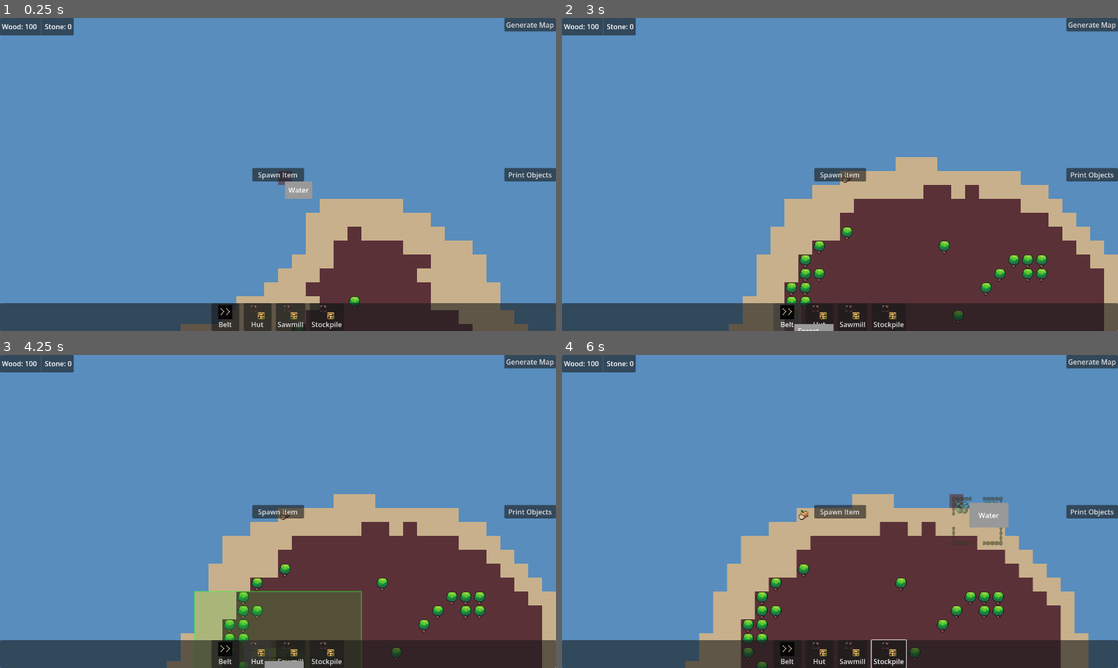
Above: before the commit, frames 1-4 (two rows, left to right).
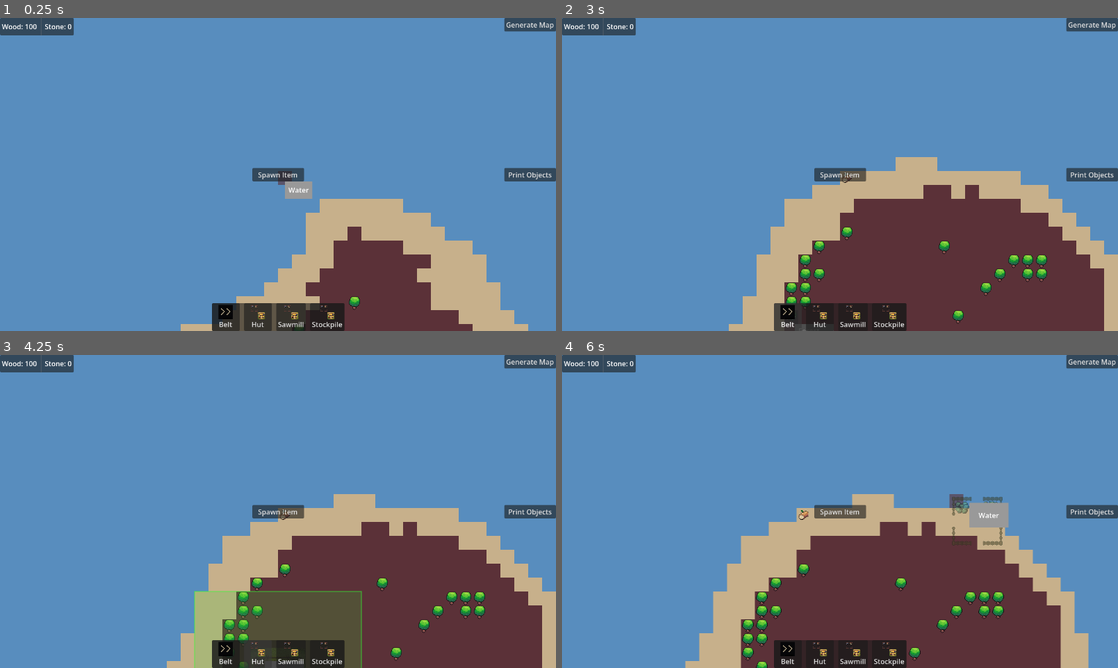
Above: after the commit, the same moments.

Repository: ColdTerror/Core-and-Conveyor
Game: Godot game, scene res://scenes/level.tscn
Two runs of this game, one before a commit and one after it. Both use one fixed random seed, a clock stepped at 60 frames per second and the inputs below. The engine's default icon, where the game draws it, is replaced by a stand-in: a white triangle on a blue panel in a dark square.
Inputs (mouse positions are in pixels of both pictures, inside the frame that each line leads up to):
- Up to frame 1 (0.25 s): no input
- Up to frame 2 (3 s): click "Generate Map" at 0.5 s; click "Print Objects" at 1.25 s; click "Spawn Item" at 2 s; click "Belt" at 2.75 s
- Up to frame 3 (4.25 s): click "Hut" at 3.5 s
- Up to frame 4 (6 s): click "Sawmill" at 4.25 s; click "Stockpile" at 5 s; tap Enter at 5.75 s; move the mouse to (962, 495) at 5.77 s; hold Right (ui_right) from 5.78 s (still down); hold R (rotate_tile) from 5.78 s (still down); click (962, 495) at 5.92 s

The runs differ from the first frame. In frame 1, 7.0% of the frame differs, in the area x 0-100%, y 91-100%; in frame 2, 7.1%; in frame 3, 7.1%; in frame 4, 7.0%.

Commit message:
Moved ui nodes into "folders" and made the hotbar sizing fit its contents

Diff:
--- a/scenes/hot_bar_ui.tscn
+++ b/scenes/hot_bar_ui.tscn
@@ -13,9 +13,10 @@
 
 [node name="PanelContainer" type="PanelContainer" parent="." unique_id=615215221]
 layout_mode = 1
-anchors_preset = 12
+anchors_preset = 7
+anchor_left = 0.5
 anchor_top = 1.0
-anchor_right = 1.0
+anchor_right = 0.5
 anchor_bottom = 1.0
 grow_horizontal = 2
 grow_vertical = 0
--- a/scenes/level.tscn
+++ b/scenes/level.tscn
@@ -64,16 +64,37 @@
 [node name="BuildingManager" type="Node2D" parent="." unique_id=1124264917 node_paths=PackedStringArray("object_layer", "hover_popup")]
 script = ExtResource("15_gunhw")
 object_layer = NodePath("../ObjectLayer")
-hover_popup = NodePath("../CanvasLayer/BuildingHoverPopup")
+hover_popup = NodePath("../CanvasLayer/Popup_Layer/BuildingHoverPopup")
 
 [node name="CanvasLayer" type="CanvasLayer" parent="." unique_id=1762792378]
 
-[node name="GameUI" parent="CanvasLayer" unique_id=678937411 instance=ExtResource("21_h6wmr")]
+[node name="Popup_Layer" type="Control" parent="CanvasLayer" unique_id=1765369194]
+layout_mode = 3
+anchors_preset = 15
+anchor_right = 1.0
+anchor_bottom = 1.0
+grow_horizontal = 2
+grow_vertical = 2
+mouse_filter = 2
 
-[node name="HotBar_UI" parent="CanvasLayer" unique_id=1026067039 instance=ExtResource("23_5k0ak")]
+[node name="BuildingHoverPopup" parent="CanvasLayer/Popup_Layer" unique_id=545312411 instance=ExtResource("18_82cfe")]
+layout_mode = 1
+anchors_preset = 3
+anchor_left = 1.0
+anchor_top = 1.0
+anchor_right = 1.0
+anchor_bottom = 1.0
+offset_left = -130.0
+offset_top = -72.0
+offset_right = 0.0
+offset_bottom = 0.0
+grow_horizontal = 0
+grow_vertical = 0
+mouse_filter = 2
 
-[node name="Tooltip" type="PanelContainer" parent="CanvasLayer" unique_id=63814202]
+[node name="Tooltip" type="PanelContainer" parent="CanvasLayer/Popup_Layer" unique_id=63814202]
 visible = false
+layout_mode = 0
 offset_right = 40.0
 offset_bottom = 40.0
 size_flags_horizontal = 4
@@ -81,11 +102,21 @@
 mouse_filter = 2
 theme_override_styles/panel = SubResource("StyleBoxFlat_w7c3h")
 
-[node name="Label" type="Label" parent="CanvasLayer/Tooltip" unique_id=1661542650]
+[node name="Label" type="Label" parent="CanvasLayer/Popup_Layer/Tooltip" unique_id=1661542650]
 layout_mode = 2
 size_flags_horizontal = 4
 
-[node name="Generate Map" type="Button" parent="CanvasLayer" unique_id=1749926711]
+[node name="Debug_Layer" type="Control" parent="CanvasLayer" unique_id=2020326709]
+layout_mode = 3
+anchors_preset = 15
+anchor_right = 1.0
+anchor_bottom = 1.0
+grow_horizontal = 2
+grow_vertical = 2
+mouse_filter = 2
+
+[node name="Generate Map" type="Button" parent="CanvasLayer/Debug_Layer" unique_id=1749926711]
+layout_mode = 1
 anchors_preset = 1
 anchor_left = 1.0
 anchor_right = 1.0
@@ -94,7 +125,8 @@
 grow_horizontal = 0
 text = "Generate Map"
 
-[node name="Print Objects" type="Button" parent="CanvasLayer" unique_id=471860525]
+[node name="Print Objects" type="Button" parent="CanvasLayer/Debug_Layer" unique_id=471860525]
+layout_mode = 1
 anchors_preset = 6
 anchor_left = 1.0
 anchor_top = 0.5
@@ -107,7 +139,8 @@
 grow_vertical = 2
 text = "Print Objects"
 
-[node name="Spawn Item" type="Button" parent="CanvasLayer" unique_id=292236248]
+[node name="Spawn Item" type="Button" parent="CanvasLayer/Debug_Layer" unique_id=292236248]
+layout_mode = 1
 anchors_preset = 8
 anchor_left = 0.5
 anchor_top = 0.5
@@ -122,20 +155,22 @@
 text = "Spawn Item
 "
 
-[node name="BuildingHoverPopup" parent="CanvasLayer" unique_id=545312411 instance=ExtResource("18_82cfe")]
-anchors_preset = 3
-anchor_left = 1.0
-anchor_top = 1.0
+[node name="Hud_Layer" type="Control" parent="CanvasLayer" unique_id=1589356399]
+layout_mode = 3
+anchors_preset = 15
 anchor_right = 1.0
 anchor_bottom = 1.0
-offset_left = -130.0
-offset_top = -72.0
-offset_right = 0.0
-offset_bottom = 0.0
-grow_horizontal = 0
-grow_vertical = 0
+grow_horizontal = 2
+grow_vertical = 2
 mouse_filter = 2
 
-[connection signal="pressed" from="CanvasLayer/Generate Map" to="." method="generate_simple_map"]
-[connection signal="pressed" from="CanvasLayer/Print Objects" to="." method="print_active_objects"]
-[connection signal="pressed" from="CanvasLayer/Spawn Item" to="." method="spawn_item_at_mouse"]
+[node name="HotBar_UI" parent="CanvasLayer/Hud_Layer" unique_id=1026067039 instance=ExtResource("23_5k0ak")]
+layout_mode = 1
+mouse_filter = 2
+
+[node name="GameUI" parent="CanvasLayer/Hud_Layer" unique_id=678937411 instance=ExtResource("21_h6wmr")]
+layout_mode = 1
+
+[connection signal="pressed" from="CanvasLayer/Debug_Layer/Generate Map" to="." method="generate_simple_map"]
+[connection signal="pressed" from="CanvasLayer/Debug_Layer/Print Objects" to="." method="print_active_objects"]
+[connection signal="pressed" from="CanvasLayer/Debug_Layer/Spawn Item" to="." method="spawn_item_at_mouse"]
--- a/scripts/Level.gd
+++ b/scripts/Level.gd
@@ -4,11 +4,11 @@
 @onready var terrain_layer: TileMapLayer = $TerrainLayer
 @onready var object_layer: TileMapLayer = $ObjectLayer
 @onready var highlight: Sprite2D = $SelectionHighlight
-@onready var tooltip := $"CanvasLayer/Tooltip"
-@onready var tooltip_label := $"CanvasLayer/Tooltip/Label"
-
-@onready var hover_popup := $CanvasLayer/BuildingHoverPopup
-@onready var hotbar = $CanvasLayer/HotBar_UI
+@onready var tooltip := $"CanvasLayer/Popup_Layer/Tooltip"
+@onready var tooltip_label := $"CanvasLayer/Popup_Layer/Tooltip/Label"
+
+@onready var hover_popup := $CanvasLayer/Popup_Layer/BuildingHoverPopup
+@onready var hotbar = $CanvasLayer/Hud_Layer/HotBar_UI
 
 # Mode State
 enum InteractionMode { NONE, PLACE_TILE, PLACE_BUILDING }
